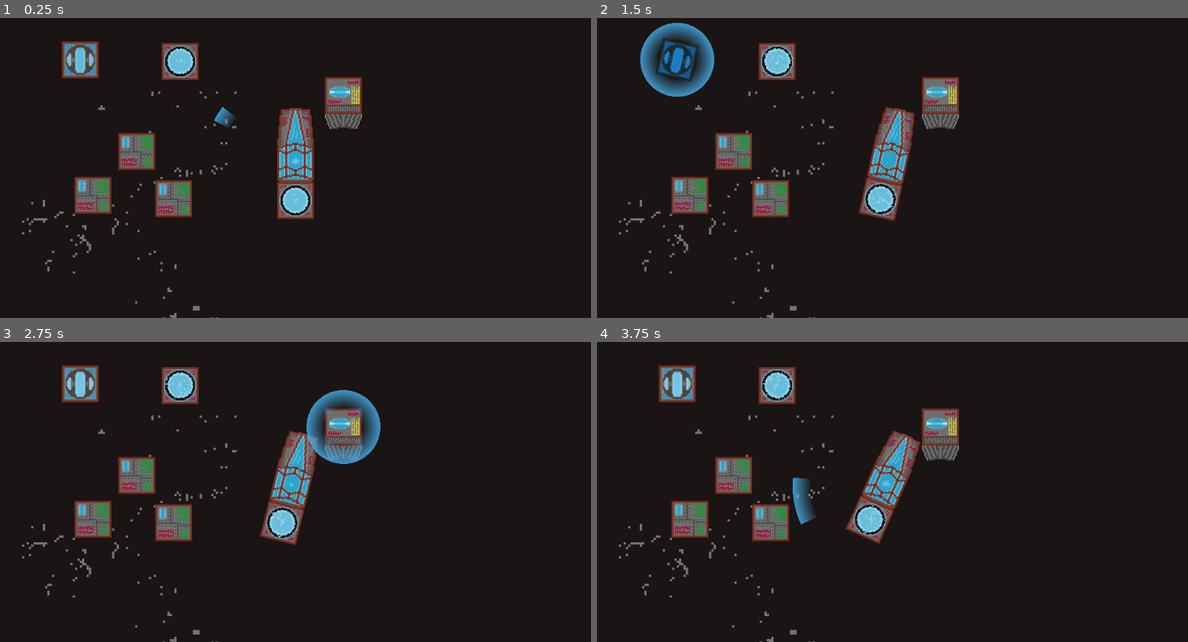
Above: before the commit, frames 1-4 (two rows, left to right).
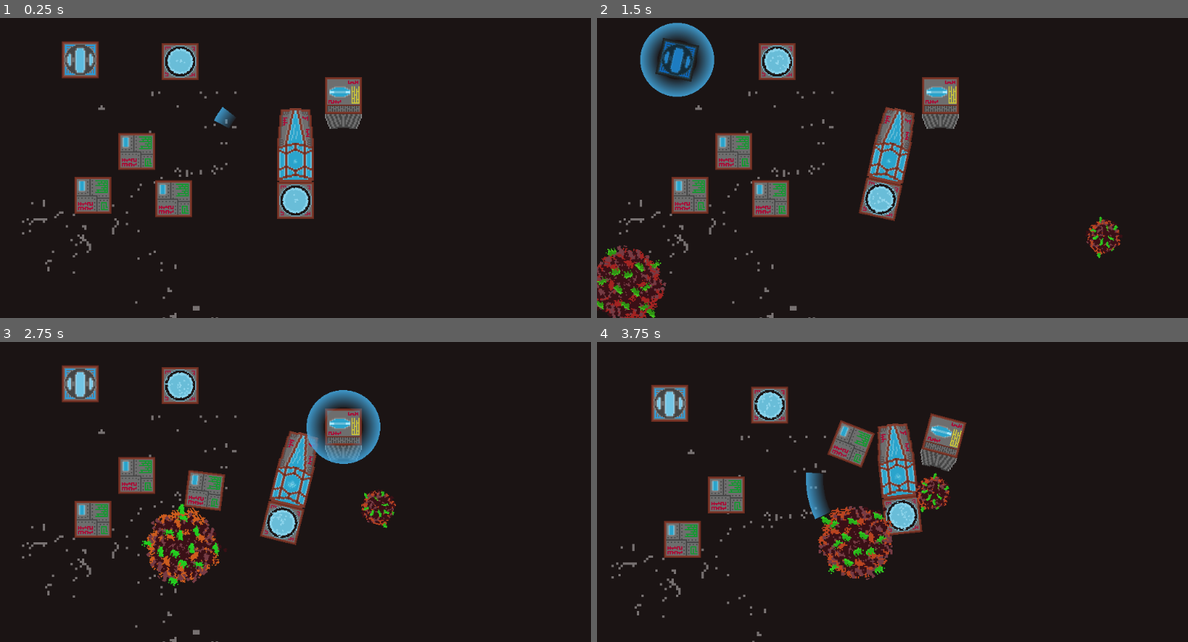
Above: after the commit, the same moments.

Repository: CiaranWoodward/LD45
Game: Godot game, scene res://Space.tscn
Same seed, same stepped clock (60 frames per second), same inputs: the game is played once before the commit and once after it.
Inputs (mouse positions are in pixels of both pictures, inside the frame that each line leads up to):
- Up to frame 1 (0.25 s): no input
- Up to frame 2 (1.5 s): hold D (rot_right) 0.53-1.28 s; hold Space (shoot) 0.53-1.28 s; click (892, 144) at 0.67 s; move the mouse to (679, 60) at 1.27 s; hold A (rot_left) from 1.28 s (still down); tap Tab (toggle_build) at 1.35 s; click (679, 60) at 1.42 s
- Up to frame 3 (2.75 s): move the mouse to (342, 426) at 2.02 s; release A (rot_left) at 2.03 s; hold D (rot_right) from 2.03 s (still down); hold Space (shoot) from 2.03 s (still down); click (342, 426) at 2.17 s
- Up to frame 4 (3.75 s): move the mouse to (732, 474) at 2.77 s; release D (rot_right) at 2.78 s; release Space (shoot) at 2.78 s; hold W (thrust) 2.78-3.53 s; tap Tab (toggle_build) at 2.85 s; click (732, 474) at 2.92 s; move the mouse to (691, 519) at 3.52 s; hold A (rot_left) from 3.53 s (still down); hold Space (shoot) from 3.53 s (still down); click (691, 519) at 3.67 s

The runs differ from the first frame. In frame 1, less than 0.1% of the frame differs, in the area x 49-51%, y 46-49%; in frame 2, 2.7%; in frame 3, 3.8%; in frame 4, 14%, in the area x 2-63%, y 7-100%.

Commit message:
Added meteors that fire towards the player

Diff:
--- a/Global.gd
+++ b/Global.gd
@@ -1,6 +1,7 @@
 extends Node
 
 var game_shield
+var player_core
 
 # Called when the node enters the scene tree for the first time.
 func _ready():
--- /dev/null
+++ b/Meteor1.gd
@@ -0,0 +1,16 @@
+extends RigidBody2D
+
+# Declare member variables here. Examples:
+# var a = 2
+# var b = "text"
+onready var mGlobal = get_node("/root/Global")
+
+# Called when the node enters the scene tree for the first time.
+func _ready():
+	self.angular_velocity = rand_range(-2, 2)
+	var dir_to_player = self.get_global_position().direction_to(mGlobal.player_core.get_global_position())
+	self.linear_velocity = (dir_to_player * rand_range(200, 270)) + Vector2(rand_range(-20, 20), rand_range(-20, 20))
+
+# Called every frame. 'delta' is the elapsed time since the previous frame.
+#func _process(delta):
+#	pass
--- /dev/null
+++ b/Meteor1.tscn
@@ -0,0 +1,33 @@
+[gd_scene load_steps=6 format=2]
+
+[ext_resource path="res://Meteor1.gd" type="Script" id=1]
+[ext_resource path="res://sprites/Meteor1.png" type="Texture" id=2]
+[ext_resource path="res://sprites/Meteor1glow.png" type="Texture" id=3]
+[ext_resource path="res://MeteorGlow.gd" type="Script" id=4]
+
+[sub_resource type="CircleShape2D" id=1]
+radius = 23.9685
+
+[node name="Meteor" type="RigidBody2D"]
+input_pickable = true
+collision_mask = 3
+gravity_scale = 0.0
+continuous_cd = 2
+linear_damp = 0.0
+angular_damp = 0.0
+script = ExtResource( 1 )
+
+[node name="MeteorSprite" type="Sprite" parent="."]
+scale = Vector2( 2, 2 )
+texture = ExtResource( 2 )
+
+[node name="CollisionShape2D" type="CollisionShape2D" parent="."]
+shape = SubResource( 1 )
+
+[node name="MeteorGlow" type="Sprite" parent="."]
+scale = Vector2( 2, 2 )
+texture = ExtResource( 3 )
+script = ExtResource( 4 )
+
+[node name="Tween" type="Tween" parent="MeteorGlow"]
+[connection signal="tween_completed" from="MeteorGlow/Tween" to="MeteorGlow" method="_on_tween_completed"]
--- /dev/null
+++ b/Meteor2.tscn
@@ -0,0 +1,34 @@
+[gd_scene load_steps=6 format=2]
+
+[ext_resource path="res://Meteor1.gd" type="Script" id=1]
+[ext_resource path="res://sprites/Meteor2.png" type="Texture" id=2]
+[ext_resource path="res://sprites/Meteor2glow.png" type="Texture" id=3]
+[ext_resource path="res://MeteorGlow.gd" type="Script" id=4]
+
+[sub_resource type="CircleShape2D" id=1]
+radius = 53.7277
+
+[node name="Meteor" type="RigidBody2D"]
+input_pickable = true
+collision_mask = 3
+mass = 3.0
+gravity_scale = 0.0
+continuous_cd = 2
+linear_damp = 0.0
+angular_damp = 0.0
+script = ExtResource( 1 )
+
+[node name="MeteorSprite" type="Sprite" parent="."]
+scale = Vector2( 2, 2 )
+texture = ExtResource( 2 )
+
+[node name="CollisionShape2D" type="CollisionShape2D" parent="."]
+shape = SubResource( 1 )
+
+[node name="MeteorGlow" type="Sprite" parent="."]
+scale = Vector2( 2, 2 )
+texture = ExtResource( 3 )
+script = ExtResource( 4 )
+
+[node name="Tween" type="Tween" parent="MeteorGlow"]
+[connection signal="tween_completed" from="MeteorGlow/Tween" to="MeteorGlow" method="_on_tween_completed"]
--- /dev/null
+++ b/MeteorGlow.gd
@@ -0,0 +1,16 @@
+extends Sprite
+
+onready var tween_values = [Color(1, 1, 1, 0.2), Color(1, 1, 1, 0.9)]
+onready var mTween : Tween = get_node("Tween")
+
+func _ready():
+	_start_tween()
+	pass
+
+func _start_tween():
+	mTween.interpolate_property(self, "modulate", tween_values[0], tween_values[1], rand_range(0.3, 0.5), Tween.TRANS_SINE, Tween.EASE_OUT_IN)
+	mTween.start()
+
+func _on_tween_completed(object, key):
+	tween_values.invert()
+	_start_tween()
--- a/PlayerCore.gd
+++ b/PlayerCore.gd
@@ -24,6 +24,7 @@
 	mCore = preload("res://Core.tscn").instance()
 	add_part(mCore, Vector2(0, 1))
 	mGlobal.game_shield = mShield
+	mGlobal.player_core = self
 
 func _process(delta):
 	if Input.is_action_just_pressed("toggle_build"):
--- a/Space.tscn
+++ b/Space.tscn
@@ -15,6 +15,8 @@
 [ext_resource path="res://Reactor.tscn" type="PackedScene" id=13]
 [ext_resource path="res://Thruster.tscn" type="PackedScene" id=14]
 [ext_resource path="res://Storage.tscn" type="PackedScene" id=15]
+[ext_resource path="res://Meteor1.tscn" type="PackedScene" id=16]
+[ext_resource path="res://Meteor2.tscn" type="PackedScene" id=17]
 
 [sub_resource type="PhysicsMaterial" id=1]
 
@@ -54,7 +56,7 @@
 scale = Vector2( 2, 2 )
 frames = SubResource( 2 )
 animation = "Breathing"
-frame = 4
+frame = 6
 playing = true
 
 [node name="CollisionShape2D" type="CollisionShape2D" parent="PlayerCore"]
@@ -103,3 +105,10 @@
 
 [node name="Storage3" parent="." instance=ExtResource( 15 )]
 position = Vector2( 346.166, 345.351 )
+
+[node name="Meteor" parent="." instance=ExtResource( 16 )]
+position = Vector2( 1185.8, 518.451 )
+
+[node name="Meteor2" parent="." instance=ExtResource( 17 )]
+position = Vector2( -224.385, 637.273 )
+mass = 4.0
Not shown: 1 places in Space.tscn that only renumber resources
Binary file added: sprites/Meteor1.png
Not shown, added: sprites/Meteor1.png.import
Binary file added: sprites/Meteor1glow.png
Not shown, added: sprites/Meteor1glow.png.import
Binary file added: sprites/Meteor2.png
Not shown, added: sprites/Meteor2.png.import
Binary file added: sprites/Meteor2glow.png
Not shown, added: sprites/Meteor2glow.png.import
Not shown, added: sprites/Meteor1.xcf
Not shown, added: sprites/Meteor2.xcf
